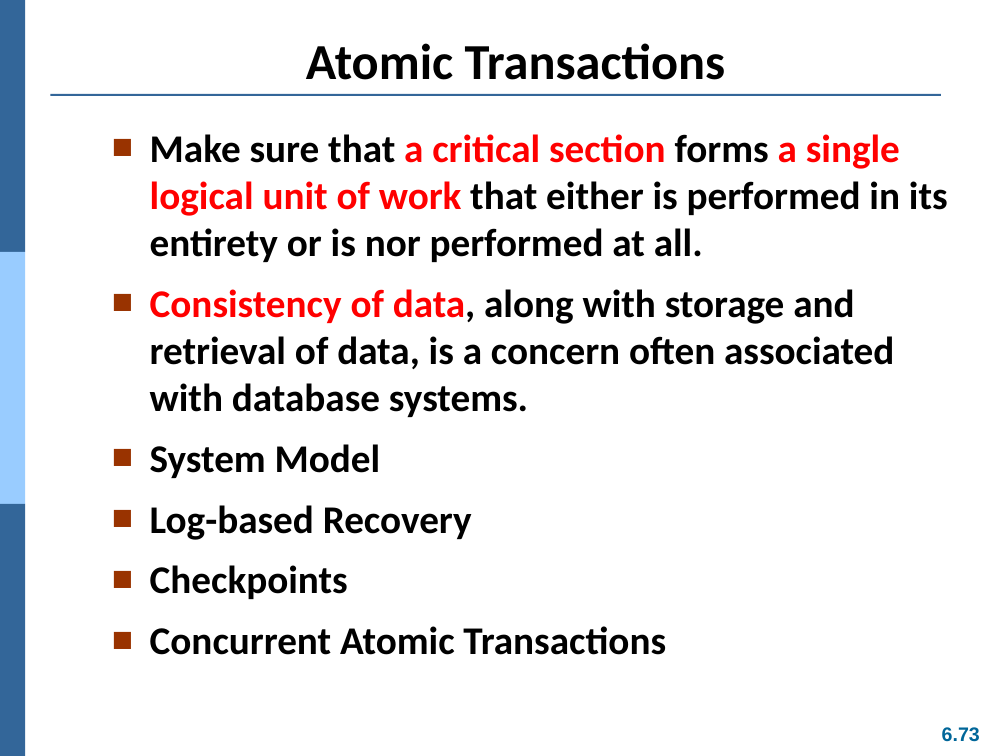
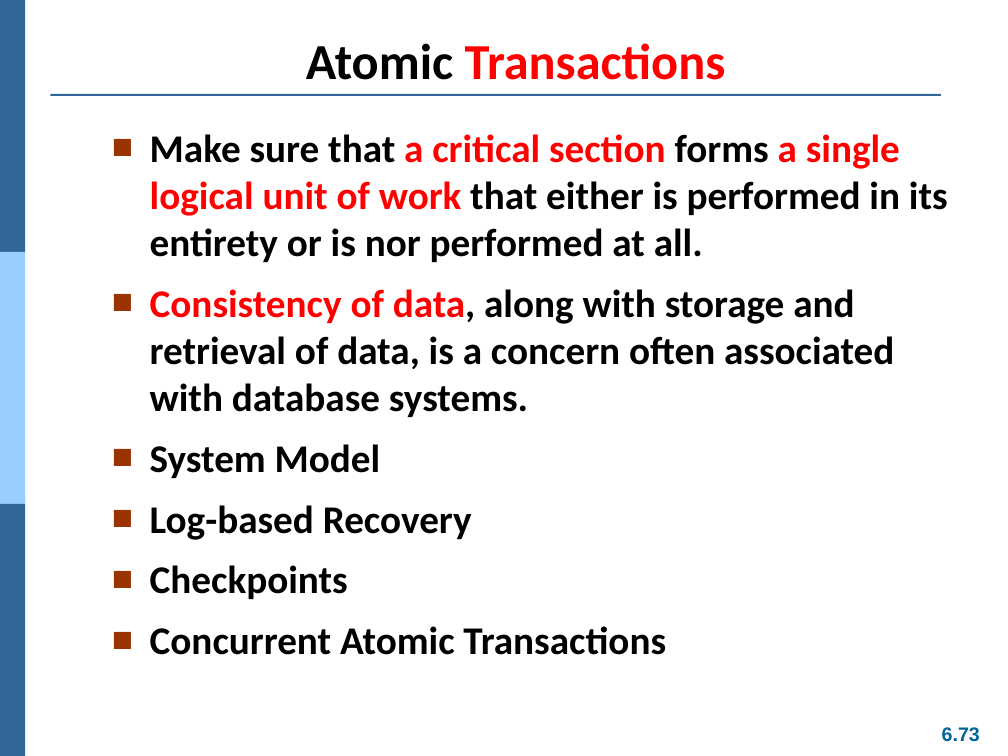
Before and after one commit to Yang09701194/OS_Learning, a slide deck: slide 73 of ch06.pptx. Drawn at 1008x756 pixels with LibreOffice and Linux fonts; fonts in the diff are those of the drawing. Boxes give left, top, right and bottom in pixels: in the first picture for what was removed or moved away, otherwise in the second. Text is boxed around its words. In the diff, an @@ line names an element or a change of style, - is before the commit and + after.

Commit message:
read ch06 ppt done, next wathc video

```diff
--- a/ch06.pptx
+++ b/ch06.pptx
@@ title "Atomic Transactions" at (306, 43, 726, 80): text colour #000000 to #FF0000 in "Transactions" @@
```
